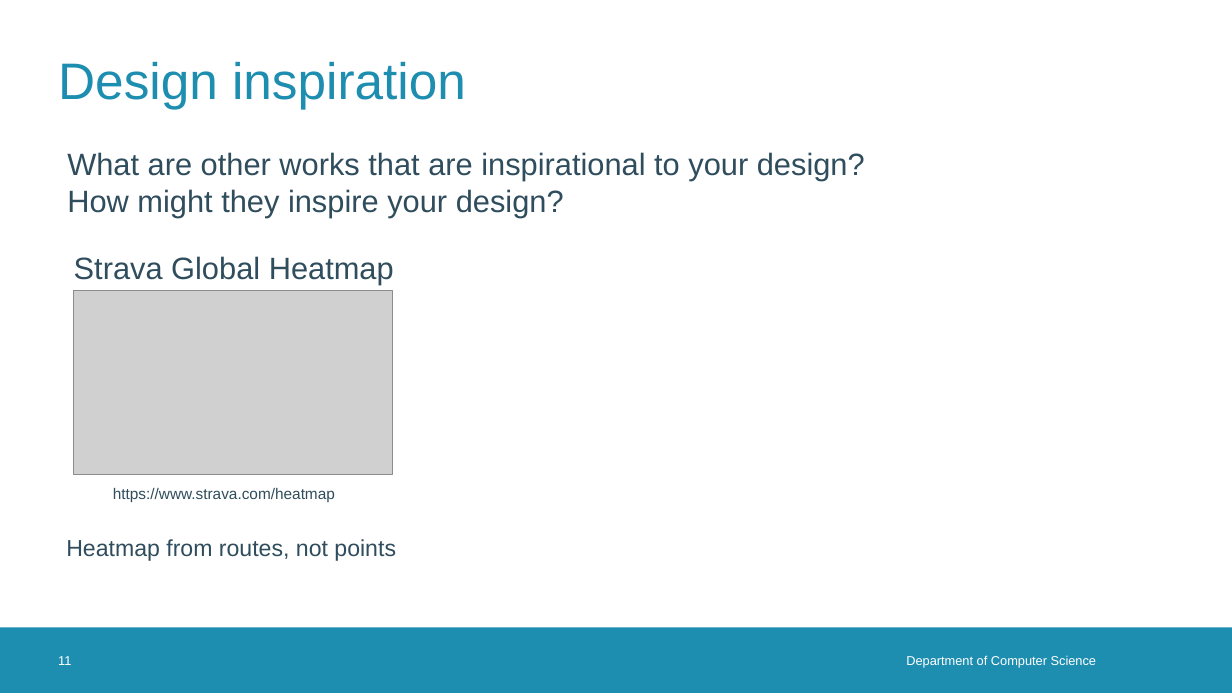
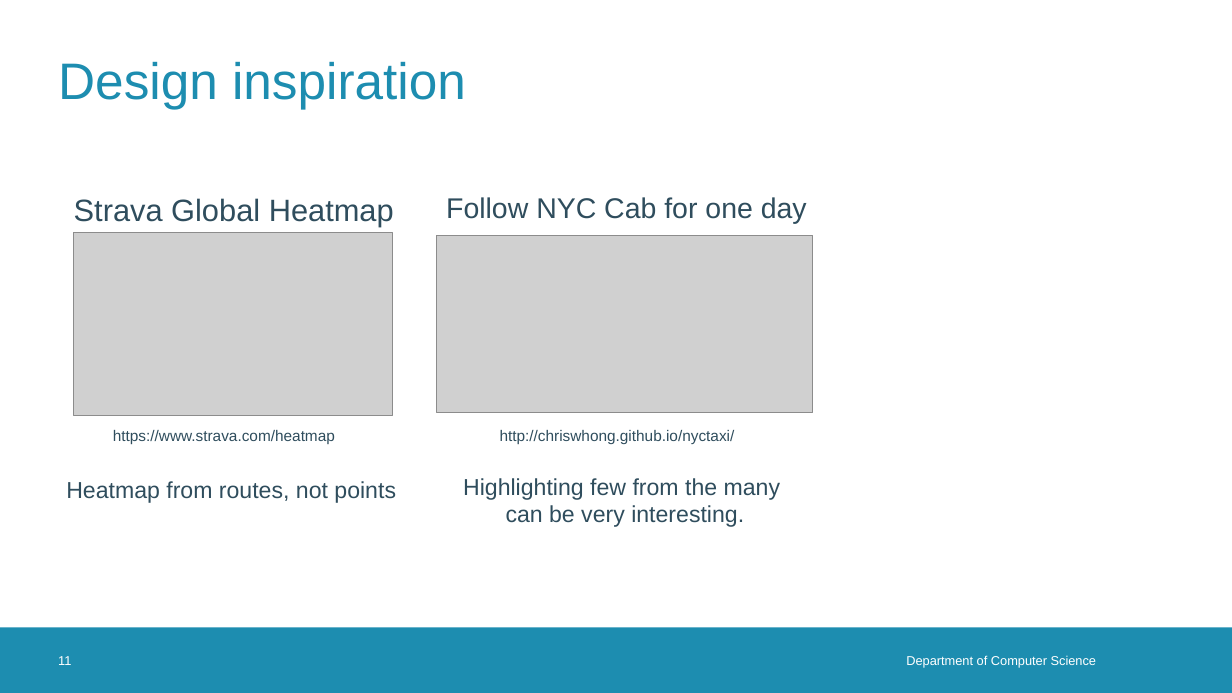
Before and after one commit to MidasLamb/IV, a slide deck: slide 11 of Presentations/infovis intermediate presentation.pptx. Drawn at 1232x693 pixels with LibreOffice and Linux fonts; fonts in the diff are those of the drawing; grey boxes stand for pictures; background and template pictures are left out. Boxes give left, top, right and bottom in pixels: in the first picture for what was removed or moved away, otherwise in the second. Text is boxed around its words. In the diff, an @@ line names an element or a change of style, - is before the commit and + after.

```diff
--- a/Presentations/infovis intermediate presentation.pptx
+++ b/Presentations/infovis intermediate presentation.pptx
@@ text removed at (67, 152, 865, 218) @@
-What are other works that are inspirational to your design?
-How might they inspire your design?
@@ text added at (446, 197, 807, 224), 22.2 pt, text #2F4D5D @@
+Follow NYC Cab for one day
@@ picture added at (437, 235, 813, 412) @@
@@ text added at (500, 430, 735, 444), 12 pt, text #2F4D5D @@
+http://chriswhong.github.io/nyctaxi/
@@ 3 texts, 1 picture: place and size @@
-3 texts, 1 picture at (66, 256, 396, 561)
+3 texts, 1 picture at (66, 198, 396, 503)
@@ text added at (463, 478, 780, 527), 18 pt, text #2F4D5D @@
+Highlighting few from the many
+can be very interesting.
```
Also in this commit, not shown: 1 other slide changed, 3 other files.
